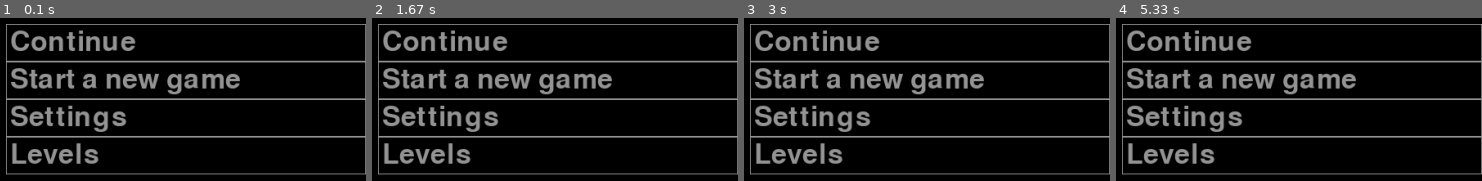
Above: before the commit, frames 1-4 (left to right).
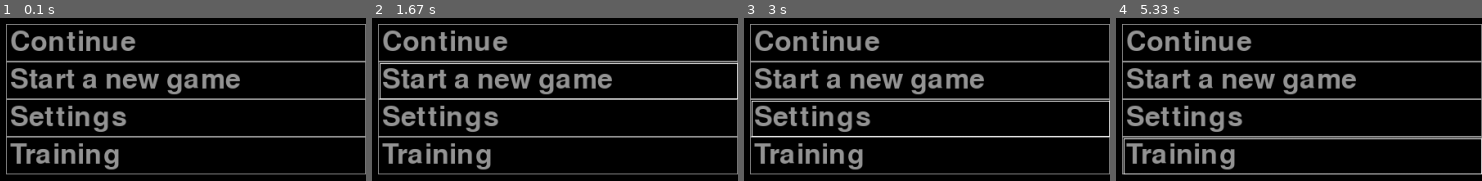
Above: after the commit, the same moments.

Repository: v-like-engine/the-cage-of-mage-pygame
Game: pygame game, started from main.py
Two runs of this game, one before a commit and one after it. Both use one fixed random seed, a clock stepped at 60 frames per second and the inputs below.
Inputs (mouse positions are in pixels of both pictures, inside the frame that each line leads up to):
- Up to frame 1 (0.1 s): no input
- Up to frame 2 (1.67 s): click "Start a new game" at 0.38 s; click (outside the picture) at 0.72 s; click (390, 73) at 1.55 s
- Up to frame 3 (3 s): click (outside the picture) at 1.88 s; click (890, 114) at 2.72 s
- Up to frame 4 (5.33 s): click (outside the picture) at 3.05 s; click (1342, 174) at 3.38 s; click (outside the picture) at 3.72 s; click (1346, 135) at 4.05 s; click (outside the picture) at 4.38 s; click (1353, 156) at 5.22 s

The runs differ from the first frame. In frame 1, 2.2% of the frame differs, in the area x 2-33%, y 76-94%; in frame 2, 3.6%; in frame 3, 4.2%; in frame 4, 4.7%, in the area x 1-100%, y 73-97%.

Commit message:
Add button highlighting

Diff:
--- a/main.py
+++ b/main.py
@@ -18,7 +18,10 @@
                 self.handle_event(event)
             self.loop()
             self.render()
-            main_menu = MainMenu(self.width, self.height, self.screen)
+            try:
+                main_menu = MainMenu(self.width, self.height, self.screen, event.pos)
+            except AttributeError:
+                main_menu = MainMenu(self.width, self.height, self.screen)
             main_menu.all_sprites.draw(self.screen)
             pygame.display.flip()
         pygame.quit()
--- a/main_menu.py
+++ b/main_menu.py
@@ -3,8 +3,9 @@
 import pygame
 
 class MainMenu():
-    def __init__(self, width, height, screen):
+    def __init__(self, width, height, screen, mouse_coords=None):
         self.screen = screen
+        self.mouse_coords = mouse_coords
         self.width = width
         self.height = height
         self.color = (150, 150, 150)
@@ -15,18 +16,34 @@
         self.web = 'web.jpg'
         self.web = self.load_image(self.web)
 
+        if self.mouse_coords:
+            self.is_mouse_on_button()
+
 
     def load_image(self, name):
         fullname = path.join('data', name)
         image = pygame.image.load(fullname).convert()
         return image
 
+    def is_mouse_on_button(self):
+        for button in self.all_buttons:
+            x = self.all_buttons[button][0]
+            y = self.all_buttons[button][1]
+            x1 = self.all_buttons[button][2]
+            y1 = self.all_buttons[button][3]
+            if x <= self.mouse_coords[0] <= x1 and y <= self.mouse_coords[1] <= y1:
+                self.highlighting(x, y, x1, y1)
+                break
+
+    def highlighting(self, x, y, x1, y1):
+        pygame.draw.rect(self.screen, pygame.Color('white'), (x + 2, y + 2, x1 - x - 2, y1 - y - 2), 1)
+
     def buttons(self):
         self.font = pygame.font.Font(None, 50)
         self.button_new_game()
         self.button_continue()
         self.button_settings()
-        self.button_levels()
+        self.button_training()
 
     def button_location(self):
         self.rect_w = self.width // 5 * 2
@@ -40,6 +57,8 @@
         self.rect = (self.screen, self.color, (self.rect_x, self.rect_y,
                                                            self.rect_w, self.rect_h), 1)
         self.screen.blit(self.text, (self.rect_x + 5, self.rect_y + 5))
+        self.all_buttons['continue'] = (self.rect_x, self.rect_y,
+                                        self.rect_x + self.rect_w, self.rect_y + self.rect_h)
         pygame.draw.rect(self.rect[0], self.rect[1], self.rect[2], self.rect[3])
 
     def button_new_game(self):
@@ -49,6 +68,8 @@
         self.rect = (self.screen, self.color, (self.rect_x, self.rect_y,
                                                 self.rect_w, self.rect_h), 1)
         self.screen.blit(self.text, (self.rect_x + 5, self.rect_y + 5))
+        self.all_buttons['new_game'] = (self.rect_x, self.rect_y,
+                                        self.rect_x + self.rect_w, self.rect_y + self.rect_h)
         pygame.draw.rect(self.rect[0], self.rect[1], self.rect[2], self.rect[3])
 
     def button_settings(self):
@@ -58,13 +79,17 @@
         self.rect = (self.screen, self.color, (self.rect_x, self.rect_y,
                                                 self.rect_w, self.rect_h), 1)
         self.screen.blit(self.text, (self.rect_x + 5, self.rect_y + 5))
+        self.all_buttons['settings'] = (self.rect_x, self.rect_y,
+                                        self.rect_x + self.rect_w, self.rect_y + self.rect_h)
         pygame.draw.rect(self.rect[0], self.rect[1], self.rect[2], self.rect[3])
 
-    def button_levels(self):
-        self.text = self.font.render("Levels", 1, self.color)
+    def button_training(self):
+        self.text = self.font.render("Training", 1, self.color)
         self.button_location()
         self.rect_y = self.height // 2 + self.rect_h * 3
         self.rect = (self.screen, self.color, (self.rect_x, self.rect_y,
                                                self.rect_w, self.rect_h), 1)
         self.screen.blit(self.text, (self.rect_x + 5, self.rect_y + 5))
+        self.all_buttons['training'] = (self.rect_x, self.rect_y,
+                                        self.rect_x + self.rect_w, self.rect_y + self.rect_h)
         pygame.draw.rect(self.rect[0], self.rect[1], self.rect[2], self.rect[3])
